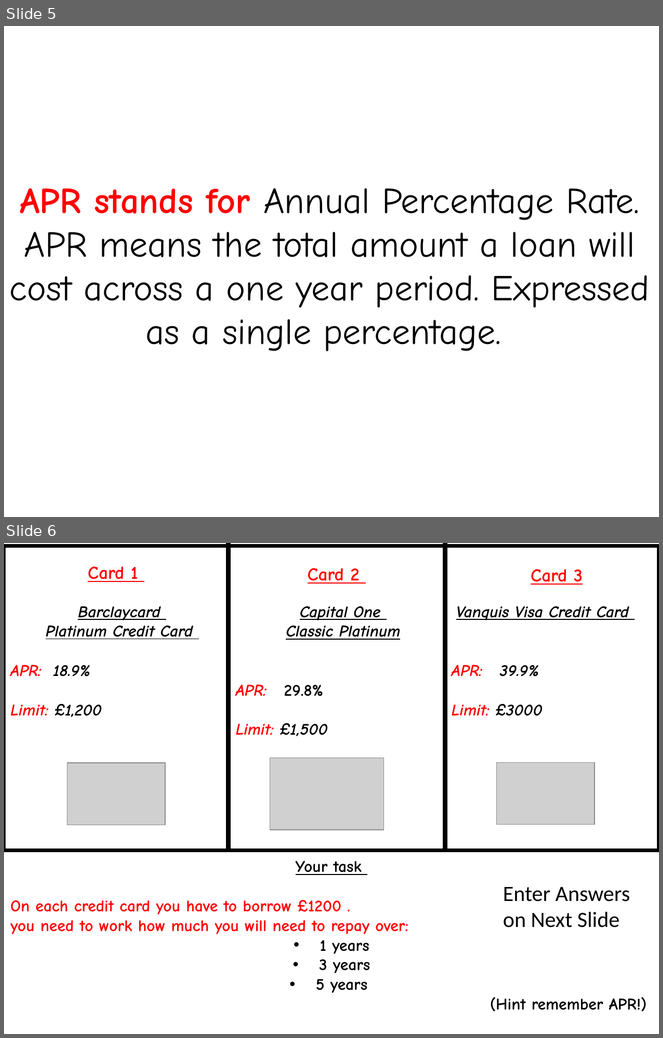
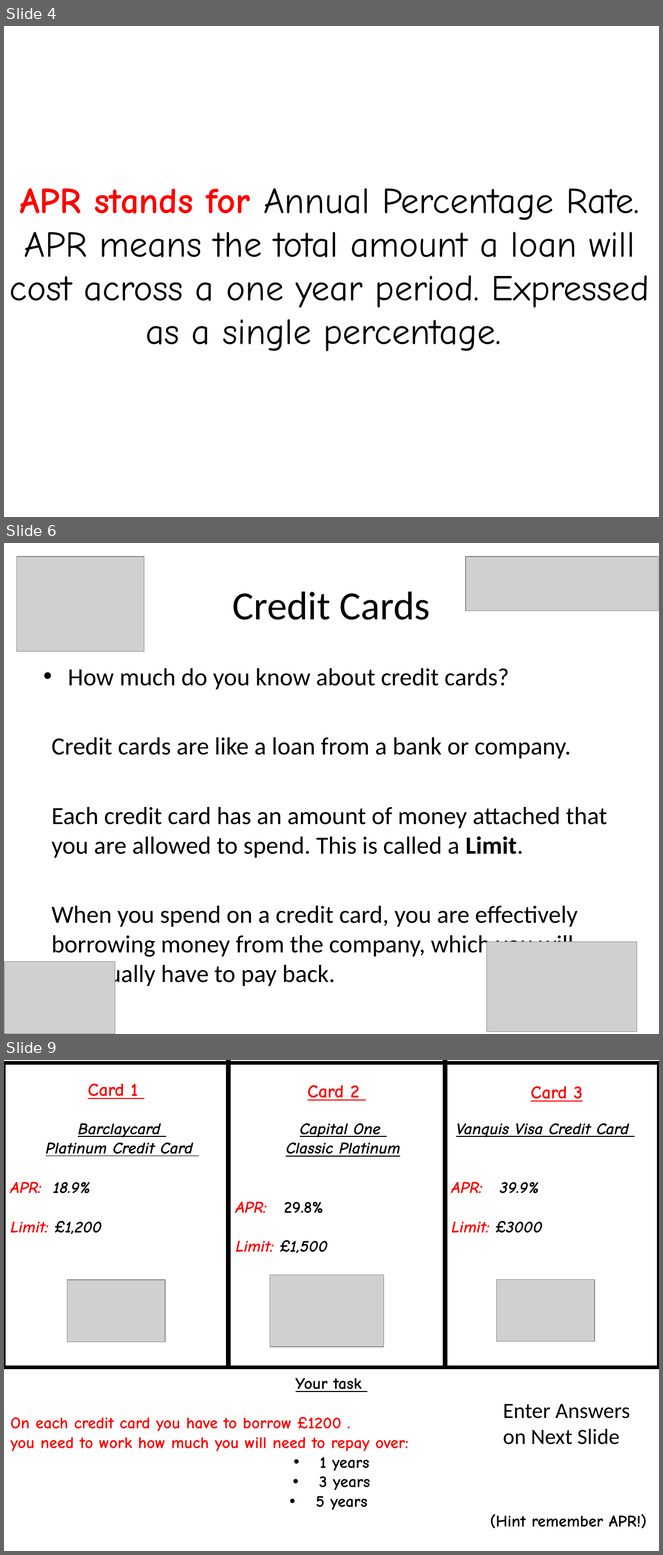
Before and after one commit to paulcockram7/paulcockram7.github.io, a slide deck: 15finance/02 Credit Cards.pptx. Shown one above the other, each under a label of ours: slides 5 and 6 before the commit, slides 4, 6 and 9 after it; the slides between them are not shown. The pictures are 663x1038 and 663x1555 pixels, drawn with LibreOffice and Linux fonts; fonts in the diff are those of the drawing; grey boxes stand for pictures. Boxes give left, top, right and bottom in pixels: in the first picture for what was removed or moved away, otherwise in the second. Text is boxed around its words. In the diff, an @@ line names an element or a change of style, - is before the commit and + after.

```diff
--- a/15finance/02 Credit Cards.pptx
+++ b/15finance/02 Credit Cards.pptx
@@ slide 6 added at bbox=[4, 543, 659, 1034], background #FFFFFF @@
@@ picture added at bbox=[17, 557, 144, 652] @@
@@ picture added at bbox=[466, 557, 659, 611] @@
@@ title added at bbox=[232, 591, 430, 620], 44 pt, text #000000 @@
+Credit Cards
@@ text added at bbox=[51, 668, 607, 989], 27.2 pt, text #000000 @@
+• How much do you know about credit cards?
+Credit cards are like a loan from a bank or company.
+Each credit card has an amount of money attached that you are allowed to spend. This is called a Limit.
+When you spend on a credit card, you are effectively borrowing money from the company, which you will eventually have to pay back.
@@ picture added at bbox=[487, 942, 637, 1032] @@
@@ picture added at bbox=[4, 962, 115, 1034] @@
@@ what was slide 5 is now slide 4 @@
@@ what was slide 6 is now slide 9 @@
```
Also in this commit, not shown: 2 slides changed, 6 other slides added, 1 slide removed, 9 other files.
